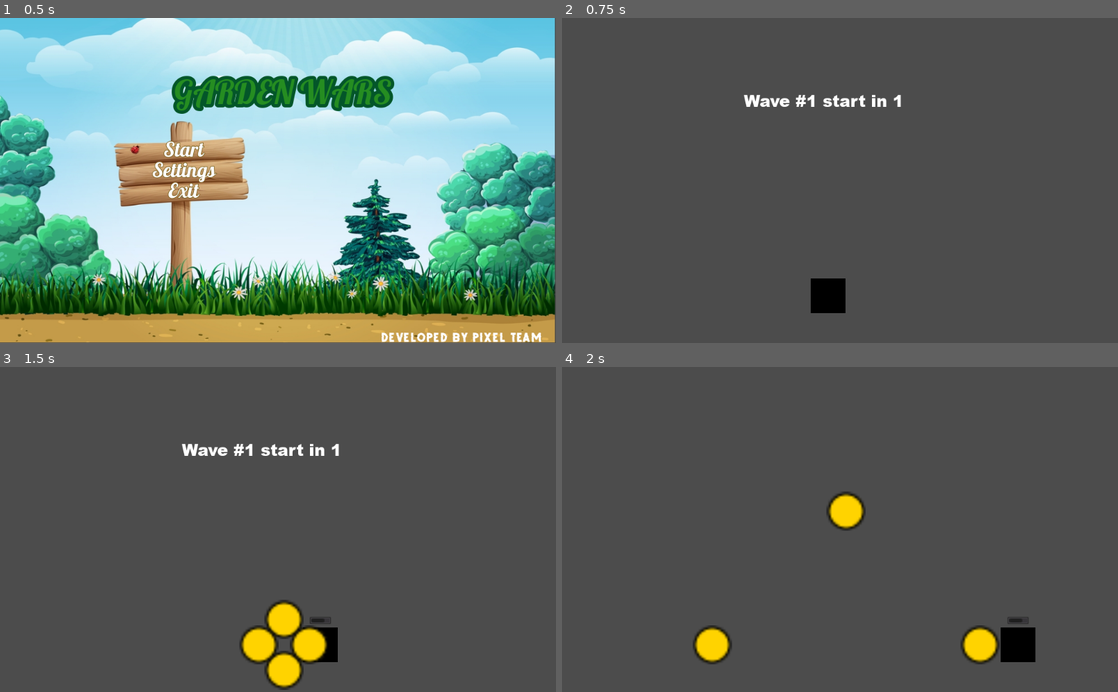
Above: before the commit, frames 1-4 (two rows, left to right).
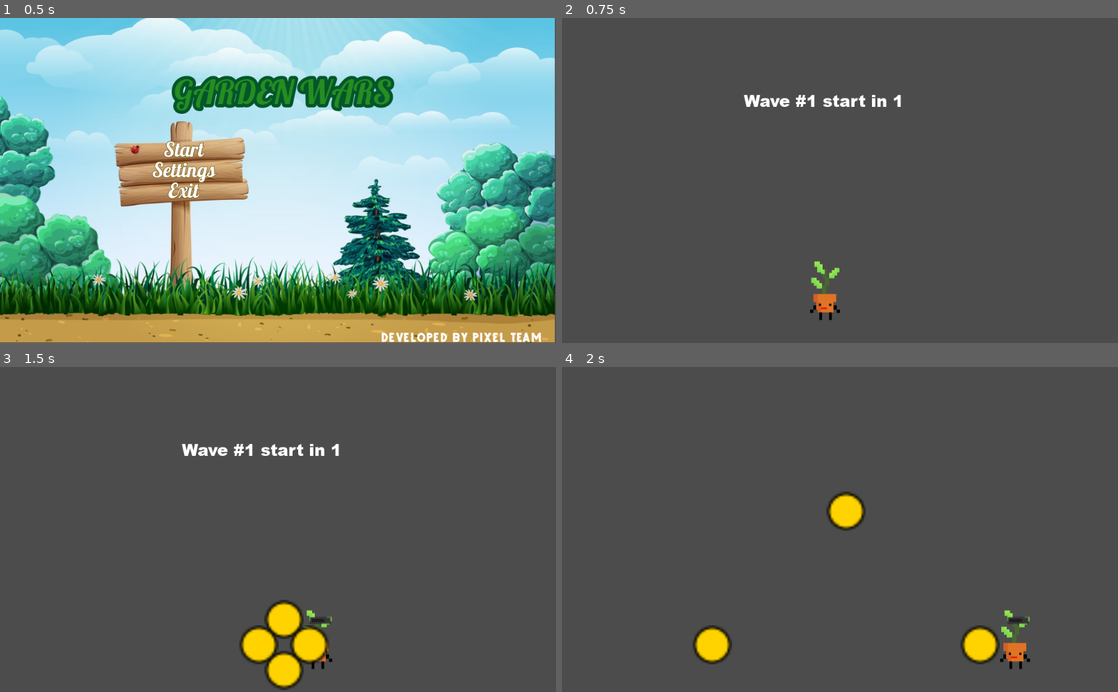
Above: after the commit, the same moments.

Repository: am-camila/Garden-Wars
Game: Godot game, scene res://models/Main/Main.tscn
The game is run twice, just before and just after one commit, with the same random seed, the same clock (stepped at 60 frames per second) and the same inputs. The engine's default icon, where the game draws it, is replaced by a stand-in: a white triangle on a blue panel in a dark square.
Inputs:
- Up to frame 1 (0.5 s): no input
- Up to frame 2 (0.75 s): click "Start" at 0.5 s
- Up to frame 3 (1.5 s): tap Enter at 1.25 s; hold D (move_right) from 1.28 s (still down); tap F (special_attack) at 1.35 s
- Up to frame 4 (2 s): keep holding D (move_right)

Frame 1 is identical in both runs. In frame 2, 0.8% of the frame differs, in the area x 44-51%, y 74-93%; in frame 3, 0.4%; in frame 4, 0.7%.

Commit message:
Agrego sprites para enemigos y pj

Diff:
--- a/src/models/Enemy/Enemy.tscn
+++ b/src/models/Enemy/Enemy.tscn
@@ -1,6 +1,6 @@
 [gd_scene load_steps=6 format=2]
 
-[ext_resource path="res://assets/turret.png" type="Texture" id=1]
+[ext_resource path="res://assets/img/sprites/Sprite-hormiga-0001.png" type="Texture" id=1]
 [ext_resource path="res://models/Enemy/Enemy.gd" type="Script" id=2]
 [ext_resource path="res://models/PowerUps/PowerUp.tscn" type="PackedScene" id=3]
 
--- a/src/models/Main/Main.tscn
+++ b/src/models/Main/Main.tscn
@@ -61,6 +61,7 @@
 margin_top = 15.0
 margin_right = 176.0
 margin_bottom = 29.0
+current_lvl = null
 
 [node name="PauseMenu" parent="." instance=ExtResource( 7 )]
 pause_mode = 2
--- a/src/models/Player/Player.tscn
+++ b/src/models/Player/Player.tscn
@@ -1,6 +1,6 @@
 [gd_scene load_steps=11 format=2]
 
-[ext_resource path="res://assets/player.png" type="Texture" id=1]
+[ext_resource path="res://assets/img/sprites/Sprite-planta-0009.png" type="Texture" id=1]
 [ext_resource path="res://Player.gd" type="Script" id=2]
 [ext_resource path="res://models/Player/PlayerProjectile.tscn" type="PackedScene" id=3]
 [ext_resource path="res://assets/songs/Fire1.ogg" type="AudioStream" id=4]
@@ -58,12 +58,10 @@
 [node name="Fire1Audio" type="AudioStreamPlayer" parent="."]
 stream = ExtResource( 4 )
 volume_db = -10.0
-bus = "SFX"
 
 [node name="Fire2Audio" type="AudioStreamPlayer" parent="."]
 stream = ExtResource( 5 )
 volume_db = -10.0
-bus = "SFX"
 
 [node name="CancelSpecialFire" type="AudioStreamPlayer" parent="."]
 stream = ExtResource( 7 )
Binary file added: src/assets/img/sprites/Sprite-hormiga-0001.png
Not shown, added: src/assets/img/sprites/Sprite-hormiga-0001.png.import
Binary file added: src/assets/img/sprites/Sprite-planta-0008.png
Not shown, added: src/assets/img/sprites/Sprite-planta-0008.png.import
Binary file added: src/assets/img/sprites/Sprite-planta-0009.png
Not shown, added: src/assets/img/sprites/Sprite-planta-0009.png.import
Binary file added: src/assets/img/sprites/Sprite-planta-ojos-cerrados-0009.png
Not shown, added: src/assets/img/sprites/Sprite-planta-ojos-cerrados-0009.png.import
